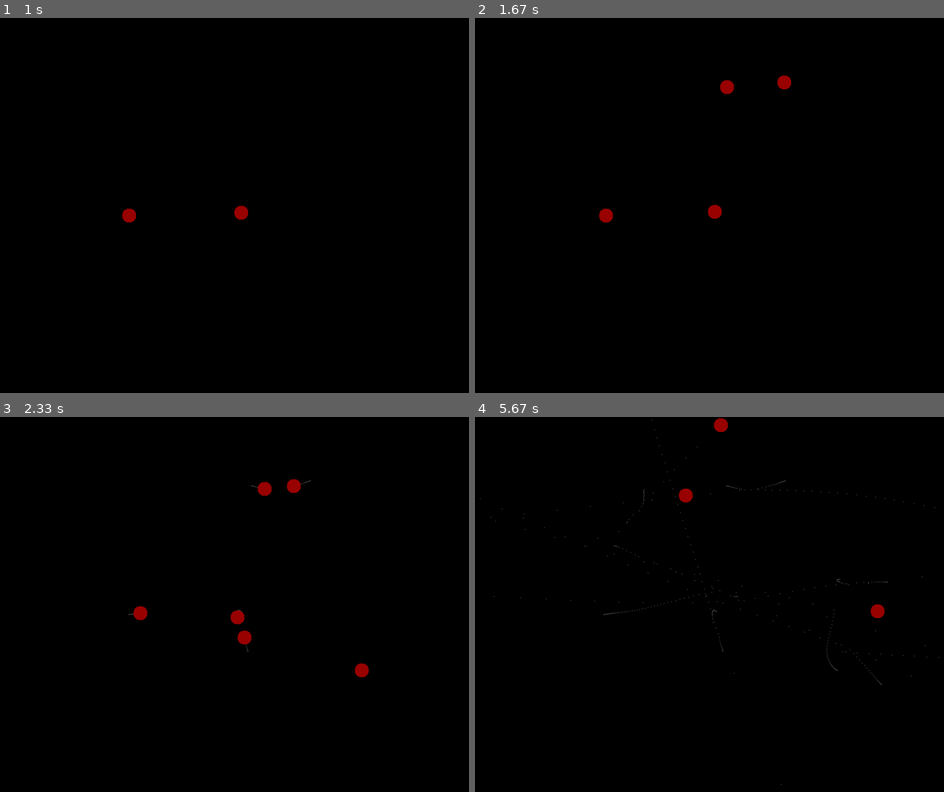
Above: before the commit, frames 1-4 (two rows, left to right).
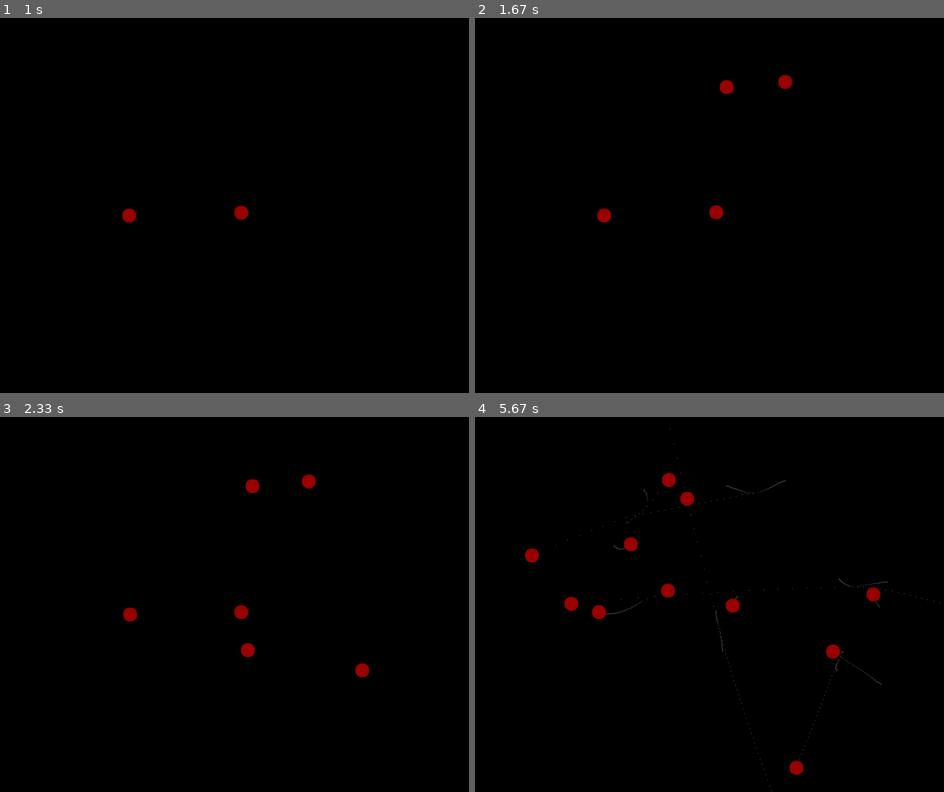
Above: after the commit, the same moments.

Repository: ggrainger34/PygameGravitySimulator
Game: pygame game, started from gravityEngine.py
The game is run twice, just before and just after one commit, with the same random seed, the same clock (stepped at 60 frames per second) and the same inputs.
Inputs (mouse positions are in pixels of both pictures, inside the frame that each line leads up to):
- Up to frame 1 (1 s): click (234, 205) at 0.4 s; click (121, 209) at 0.73 s
- Up to frame 2 (1.67 s): click (779, 74) at 1.07 s; click (718, 78) at 1.4 s
- Up to frame 3 (2.33 s): click (239, 645) at 1.73 s; click (356, 664) at 2.07 s
- Up to frame 4 (5.67 s): click (831, 570) at 2.4 s; click (878, 574) at 2.73 s; click (873, 675) at 3.07 s; click (728, 589) at 3.4 s; click (606, 537) at 3.73 s; click (836, 645) at 4.07 s; click (634, 484) at 4.4 s; click (873, 600) at 4.73 s; click (620, 514) at 5.07 s; click (681, 492) at 5.4 s

Frame 1 is identical in both runs. In frame 2, 0.1% of the frame differs, in the area x 26-68%, y 15-55%; in frame 3, 0.8%; in frame 4, 1.5%, in the area x 1-100%, y 0-100%.

Commit message:
Update gravityEngine.py

Diff:
--- a/gravityEngine.py
+++ b/gravityEngine.py
@@ -19,7 +19,7 @@
 
 #Define computational constants as well as game constants
 #Gravitational constant can be changed
-gravitationalConstant = 1
+gravitationalConstant = 10
 eulerTimeStep = 0.01
 
 #bodyList is an array of all bodies affected by the gravitational force
@@ -83,8 +83,8 @@
             resultantForceY += singleForceY
 
             #As F=m_1a and F=G*m_1*m_2 / r^2. We can cut m_1 from the equation. Hence F=a
-            accelerationX = resultantForceX
-            accelerationY = resultantForceY
+            accelerationX = resultantForceX * eulerTimeStep
+            accelerationY = resultantForceY * eulerTimeStep
 
             #Update position and velocity after calculating the desired acceleration
             self.updateVelocity(accelerationX, accelerationY)
@@ -130,7 +130,7 @@
 currentTime = perf_counter()
 
 while True:
-    print(currentTime)
+    #print(currentTime)
 
     currentMouse = False
 
@@ -144,7 +144,7 @@
     if currentMouse and not mouseDownLastFrame:
         makeNewBody()
 
-    if currentTime - prevCounter > eulerTimeStep:
+    if (currentTime - prevCounter) > eulerTimeStep:
         print(currentTime - prevCounter)
         #Clear screen
         screen.fill((0,0,0))
@@ -153,10 +153,10 @@
         for body in bodyList:
             body.update()
 
-
         #Update screen
         pygame.display.update()
 
         prevCounter = perf_counter()
+
     currentTime = perf_counter()
     mouseDownLastFrame = currentMouse
